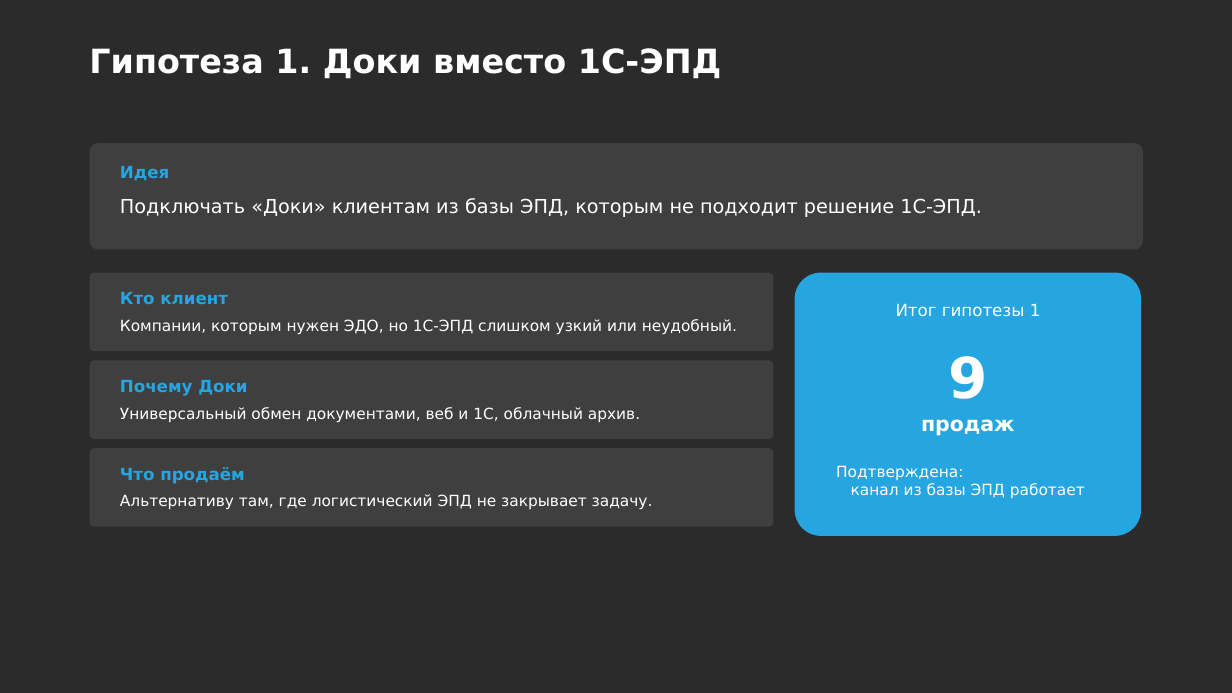
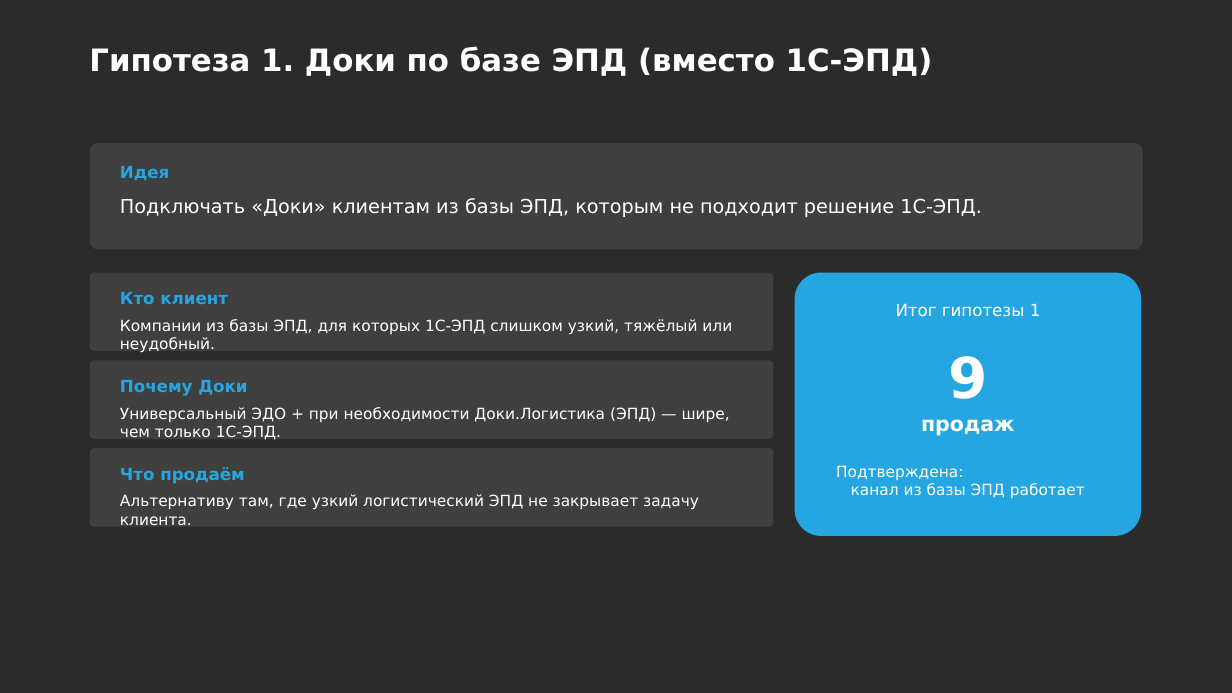
Before and after one commit to daaanilNikonov/for-lisa, a slide deck: slide 4 of presentation/Доки_Аналитика_защита_и_тиражирование.pptx. Drawn at 1232x693 pixels with LibreOffice and Linux fonts; fonts in the diff are those of the drawing; background and template pictures are left out; a plain dark background stands for a picture behind light text. Boxes give left, top, right and bottom in pixels: in the first picture for what was removed or moved away, otherwise in the second. Text is boxed around its words. In the diff, an @@ line names an element or a change of style, - is before the commit and + after.

```diff
--- a/presentation/Доки_Аналитика_защита_и_тиражирование.pptx
+++ b/presentation/Доки_Аналитика_защита_и_тиражирование.pptx
@@ title at box(89, 46, 933, 76): text changed; size 26 to 24 pt @@
-Гипотеза 1. Доки вместо 1С-ЭПД
+Гипотеза 1. Доки по базе ЭПД (вместо 1С-ЭПД)
@@ text at box(120, 319, 732, 352): text changed @@
-Компании, которым нужен ЭДО, но 1С-ЭПД слишком узкий или неудобный.
+Компании из базы ЭПД, для которых 1С-ЭПД слишком узкий, тяжёлый или неудобный.
@@ text at box(120, 407, 730, 440): text changed @@
-Универсальный обмен документами, веб и 1С, облачный архив.
+Универсальный ЭДО + при необходимости Доки.Логистика (ЭПД) — шире, чем только 1С-ЭПД.
@@ text at box(120, 494, 699, 525): text changed @@
-Альтернативу там, где логистический ЭПД не закрывает задачу.
+Альтернативу там, где узкий логистический ЭПД не закрывает задачу клиента.
```
Also in this commit, not shown: 8 other slides changed, 2 slides added, 1 other file.
